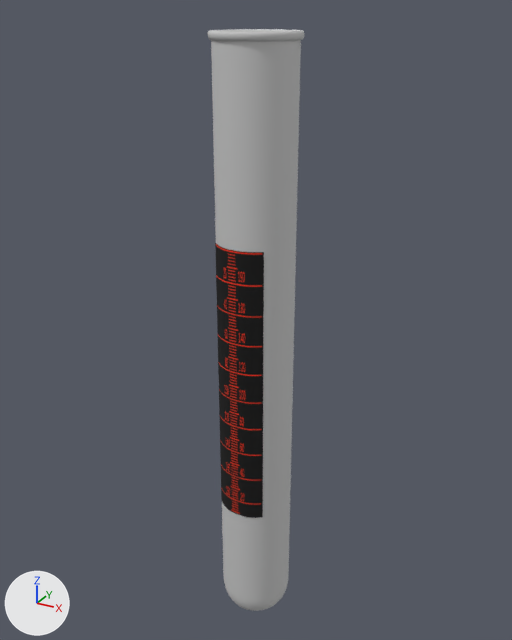
Before and after pictures for a commit that changed the FBX model VC_SPHX/Assets/SPHX/ArtisticAssets/Art/设备资产/7_蛋白质测定/Meshes/自动凯氏定氮法/SM_消化管.fbx.
Camera for both pictures: a camera (50 mm lens) standing at (0.138, -0.25, 0.283) and looking at (-0.003, 0.006, 0.155). The axes (+X, +Y, +Z) are drawn at lower left. The lights are the same throughout. Where no turn or scale is listed for an object, it has been applied to the vertices.

Objects in the first picture: 'SM_消化管'.
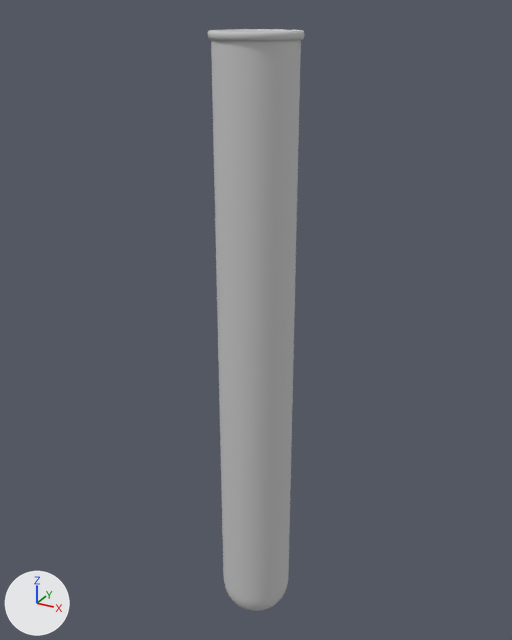
Patch to the scene script:
```diff
--- a/VC_SPHX/Assets/SPHX/ArtisticAssets/Art/设备资产/7_蛋白质测定/Meshes/自动凯氏定氮法/SM_消化管.fbx.py
+++ b/VC_SPHX/Assets/SPHX/ArtisticAssets/Art/设备资产/7_蛋白质测定/Meshes/自动凯氏定氮法/SM_消化管.fbx.py
@@ me_mesh @@
 me_mesh.from_pydata(...)  # 626 vertices, 586 faces; spans x -0.018..0.018, y -0.018..0.018, z 0.0..0.276
 # used by ob_sm_消化管; location = (0.0, 0.0, 0.0)
+# me_mesh part 1: the loose piece of 18 vertices spanning x -0.012..0.011, y -0.017..-0.012, z 0.064..0.195 is deleted
 me_mesh.materials.append(mat_mi_glass)
-me_mesh.materials.append(mat_mi_kedu)  # picture img_t_kedu_bc_png
```

Where the change shows, as pixel boxes [x1, y1, x2, y2] in the pictures (512 x 640 px):
part 1 of me_mesh, deleted
    before: [215, 243, 264, 518]
